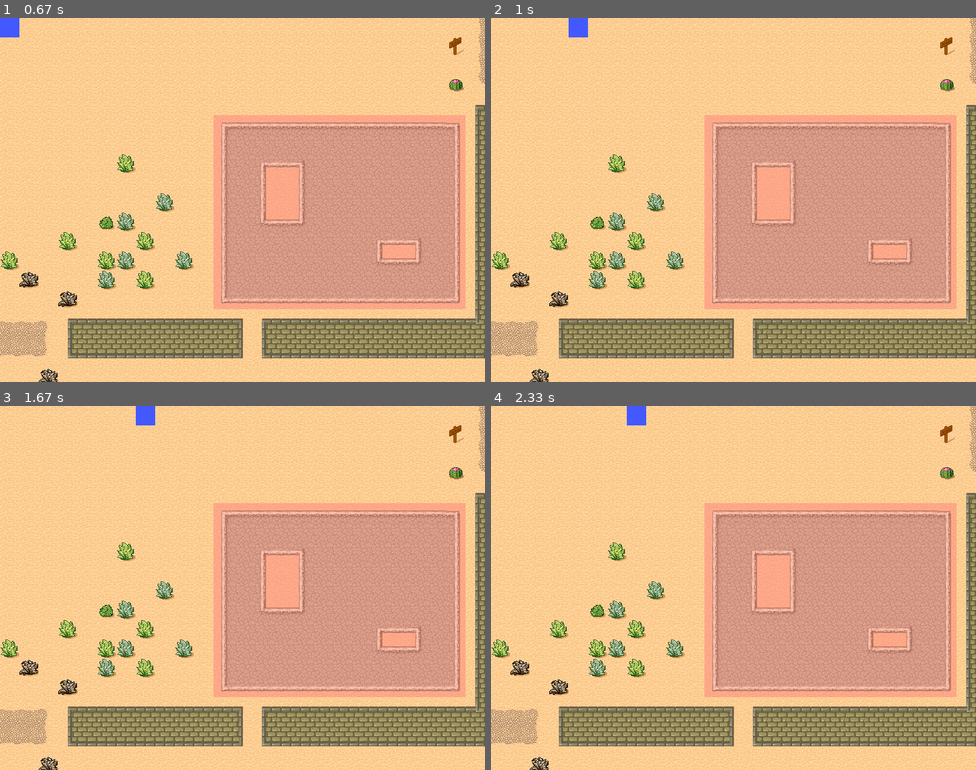
Above: before the commit, frames 1-4 (two rows, left to right).
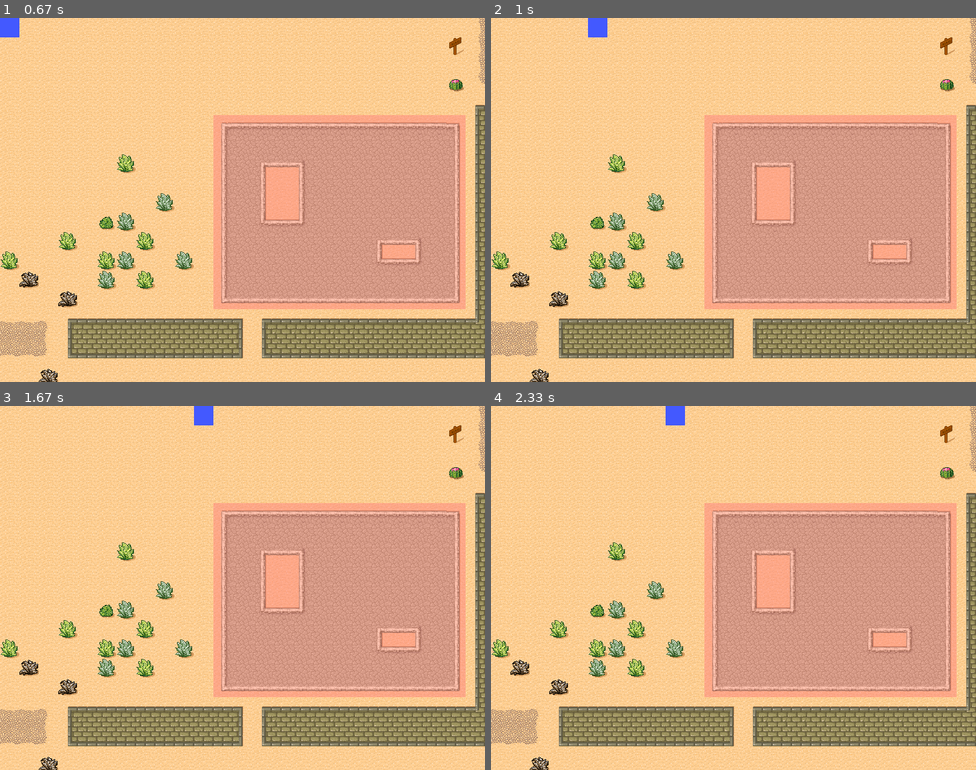
Above: after the commit, the same moments.

Repository: rongcuid/Pygame-RPG-Engine
Game: pygame game, started from Game.py
Two runs of this game, one before a commit and one after it. Both use one fixed random seed, a clock stepped at 60 frames per second and the inputs below.
Inputs:
- Up to frame 1 (0.67 s): tap Enter at 0.33 s
- Up to frame 2 (1 s): hold Right from 0.67 s (still down)
- Up to frame 3 (1.67 s): release Right at 1.13 s; hold Up 1.17-1.47 s; hold Right from 1.5 s (still down)
- Up to frame 4 (2.33 s): release Right at 1.97 s; hold Left from 2 s (still down)

Frame 1 is identical in both runs. In frame 2, 0.4% of the frame differs, in the area x 16-24%, y 0-6%; in frame 3, 0.4%; in frame 4, 0.4%.

Commit message:
Added New Event types, moved key repeation in constants

Diff:
--- a/Charactor.py
+++ b/Charactor.py
@@ -62,6 +62,11 @@
         Charactor.count += 1
         self.identity = Charactor.count
 
+        # Records the previous moving directions
+        self.prevDir = []
+        # Records the current moving direction
+        self.currDir = None
+
     # --------------------
     def Move(self, direction, facing=None):
         if not facing:
@@ -111,13 +116,13 @@
             # when another key is pressed when holding the current
             # one
             if event.key == K_RIGHT:
-                ev = self.Move(GameConstants.DIRECTION_RIGHT)
+                self.Move(GameConstants.DIRECTION_RIGHT)
             elif event.key == K_LEFT:
-                ev = self.Move(GameConstants.DIRECTION_LEFT)
+                self.Move(GameConstants.DIRECTION_LEFT)
             elif event.key == K_UP:
-                ev = self.Move(GameConstants.DIRECTION_UP)
+                self.Move(GameConstants.DIRECTION_UP)
             elif event.key == K_DOWN:
-                ev = self.Move(GameConstants.DIRECTION_DOWN)
+                self.Move(GameConstants.DIRECTION_DOWN)
 
 class CharactorSprite(pygame.sprite.Sprite):
     count = 0
--- a/Controllers.py
+++ b/Controllers.py
@@ -35,6 +35,8 @@
                     else:
                         ev = Events.KeyPressedEvent(event.key)
                         #ev = Events.GameStartRequest()
+                elif event.type == KEYUP:
+                    ev = Events.KeyReleasedEvent(event.key)
                 if ev:
                         self.evManager.Post(ev)
 # ---------------------------------
--- a/Events.py
+++ b/Events.py
@@ -112,3 +112,11 @@
     def __init__(self, key):
         self.name = "Key Pressed Event"
         self.key = key
+
+class KeyReleasedEvent(Event):
+    '''
+    Key released
+    '''
+    def __init__(self, key):
+        self.name = "Key Released Event"
+        self.key = key
--- a/GameConstants.py
+++ b/GameConstants.py
@@ -24,3 +24,6 @@
 TILESET_SPACING = 1  # Spacing between tiles
 
 TEST_LEVEL_MAP = 'data/desert.json'
+
+KEY_REPEAT_DELAY = 25
+KEY_REPEAT_INTERVAL = 75
--- a/Views.py
+++ b/Views.py
@@ -34,7 +34,8 @@
 
         pygame.init()
 
-        pygame.key.set_repeat(100,100)
+        pygame.key.set_repeat(GameConstants.KEY_REPEAT_DELAY,
+                GameConstants.KEY_REPEAT_INTERVAL)
         self.window = pygame.display.set_mode(GameConstants.WINDOWSIZE)
         # self.window.fill((255,255,255))
         pygame.display.set_caption('Test Game')
